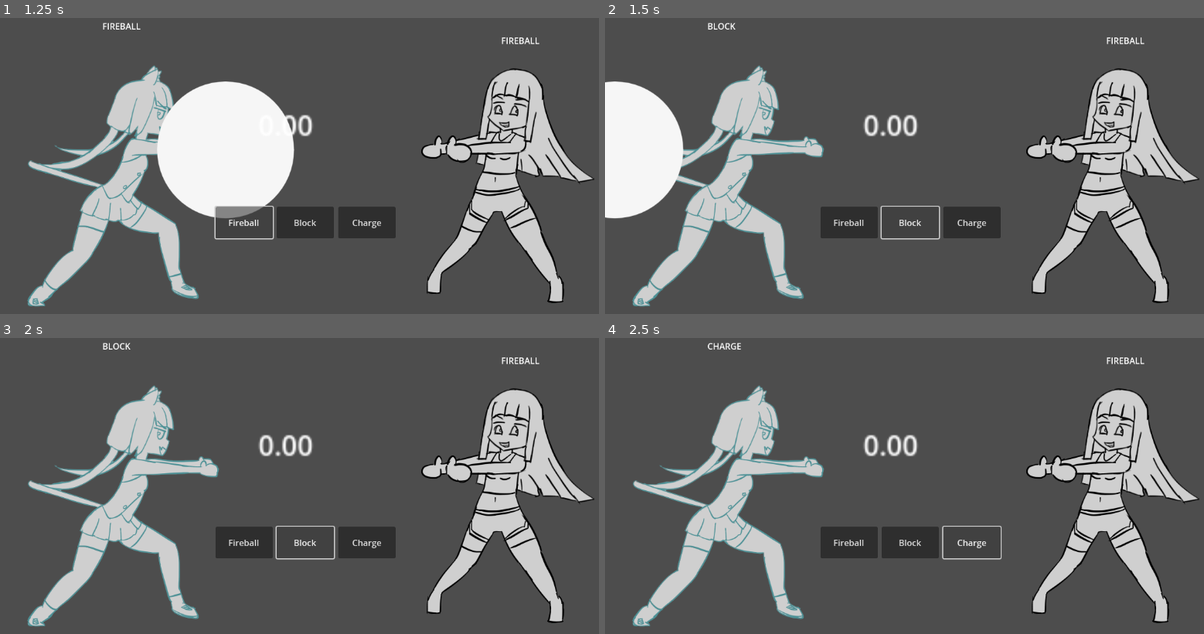
Above: before the commit, frames 1-4 (two rows, left to right).
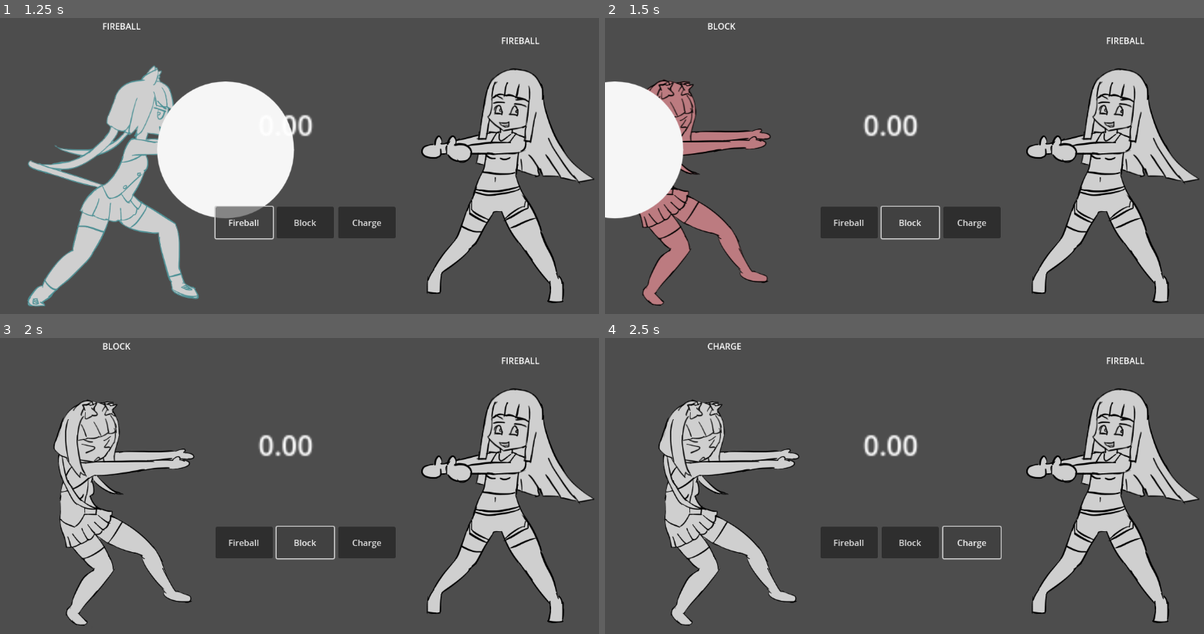
Above: after the commit, the same moments.

Repository: BeatMil/TobPaCharge
Game: Godot game, scene res://scenes/battle.tscn
The game is run twice, just before and just after one commit, with the same random seed, the same clock (stepped at 60 frames per second) and the same inputs.
Inputs:
- Up to frame 1 (1.25 s): click "Fireball" at 0.5 s
- Up to frame 2 (1.5 s): click "Block" at 1.25 s
- Up to frame 3 (2 s): no input
- Up to frame 4 (2.5 s): click "Charge" at 2 s

Frame 1 is identical in both runs. In frame 2, 10% of the frame differs, in the area x 4-37%, y 15-98%; in frame 3, 9.9%; in frame 4, 9.9%.

Commit message:
Player can now receive fireball

Diff:
--- a/nodes/characters/Player.tscn
+++ b/nodes/characters/Player.tscn
@@ -6,6 +6,8 @@
 [ext_resource type="Texture2D" uid="uid://pskxmpxq37qc" path="res://media/FirstChar/FirstChar_block.png" id="4_73o7j"]
 [ext_resource type="AudioStream" uid="uid://bocx334wnhp3u" path="res://media/sfx/charge01.wav" id="5_2v0km"]
 [ext_resource type="Texture2D" uid="uid://blsgqkxoawu8e" path="res://media/FirstChar/FirstChar_charge.png" id="5_ye5wi"]
+[ext_resource type="Texture2D" uid="uid://rsk05rcpo5ta" path="res://media/FirstChar/FirstChar_hitted.png" id="7_qagg6"]
+[ext_resource type="AudioStream" uid="uid://ntpovytul8qr" path="res://media/sfx/boss_damaged.wav" id="7_wbjsp"]
 
 [sub_resource type="Animation" id="Animation_0vekx"]
 length = 0.001
@@ -32,6 +34,30 @@
 "transitions": PackedFloat32Array(1),
 "update": 0,
 "values": [Vector2(-203, 276)]
+}
+tracks/2/type = "value"
+tracks/2/imported = false
+tracks/2/enabled = true
+tracks/2/path = NodePath("Sprite:modulate")
+tracks/2/interp = 1
+tracks/2/loop_wrap = true
+tracks/2/keys = {
+"times": PackedFloat32Array(0),
+"transitions": PackedFloat32Array(1),
+"update": 0,
+"values": [Color(1, 1, 1, 1)]
+}
+tracks/3/type = "value"
+tracks/3/imported = false
+tracks/3/enabled = true
+tracks/3/path = NodePath("Sprite:offset")
+tracks/3/interp = 1
+tracks/3/loop_wrap = true
+tracks/3/keys = {
+"times": PackedFloat32Array(0),
+"transitions": PackedFloat32Array(1),
+"update": 0,
+"values": [Vector2(0, 0)]
 }
 
 [sub_resource type="Animation" id="Animation_l5ppu"]
@@ -125,14 +151,72 @@
 "values": [ExtResource("1_mjyin")]
 }
 
+[sub_resource type="Animation" id="Animation_m2n50"]
+resource_name = "hitted"
+tracks/0/type = "value"
+tracks/0/imported = false
+tracks/0/enabled = true
+tracks/0/path = NodePath("Sprite:texture")
+tracks/0/interp = 1
+tracks/0/loop_wrap = true
+tracks/0/keys = {
+"times": PackedFloat32Array(0),
+"transitions": PackedFloat32Array(1),
+"update": 1,
+"values": [ExtResource("7_qagg6")]
+}
+tracks/1/type = "audio"
+tracks/1/imported = false
+tracks/1/enabled = true
+tracks/1/path = NodePath("AudioStreamPlayer")
+tracks/1/interp = 1
+tracks/1/loop_wrap = true
+tracks/1/keys = {
+"clips": [{
+"end_offset": 0.456388,
+"start_offset": 0.0,
+"stream": ExtResource("7_wbjsp")
+}],
+"times": PackedFloat32Array(0)
+}
+tracks/1/use_blend = true
+tracks/2/type = "value"
+tracks/2/imported = false
+tracks/2/enabled = true
+tracks/2/path = NodePath("Sprite:modulate")
+tracks/2/interp = 1
+tracks/2/loop_wrap = true
+tracks/2/keys = {
+"times": PackedFloat32Array(0, 0.5),
+"transitions": PackedFloat32Array(1, 1),
+"update": 0,
+"values": [Color(0.831373, 0.239216, 0.282353, 1), Color(1, 1, 1, 1)]
+}
+tracks/3/type = "value"
+tracks/3/imported = false
+tracks/3/enabled = true
+tracks/3/path = NodePath("Sprite:offset")
+tracks/3/interp = 1
+tracks/3/loop_wrap = true
+tracks/3/keys = {
+"times": PackedFloat32Array(0, 0.5),
+"transitions": PackedFloat32Array(1, 1),
+"update": 0,
+"values": [Vector2(-100, 0), Vector2(0, 0)]
+}
+
 [sub_resource type="AnimationLibrary" id="AnimationLibrary_wq4l7"]
 _data = {
 "RESET": SubResource("Animation_0vekx"),
 "block": SubResource("Animation_l5ppu"),
 "charge": SubResource("Animation_pfoks"),
 "fireball": SubResource("Animation_n7kqx"),
+"hitted": SubResource("Animation_m2n50"),
 "idle": SubResource("Animation_tv0p2")
 }
+
+[sub_resource type="RectangleShape2D" id="RectangleShape2D_1yon4"]
+size = Vector2(152, 454)
 
 [node name="Player" type="Node2D"]
 script = ExtResource("1_nivk1")
@@ -199,6 +283,13 @@
 [node name="FireBallSpawnPos" type="Marker2D" parent="."]
 position = Vector2(189, -46)
 
+[node name="Area2D" type="Area2D" parent="."]
+collision_layer = 0
+
+[node name="CollisionShape2D" type="CollisionShape2D" parent="Area2D"]
+shape = SubResource("RectangleShape2D_1yon4")
+
 [connection signal="pressed" from="CanvasLayer/Buttons/FireBallButton" to="." method="_on_fire_ball_button_pressed"]
 [connection signal="pressed" from="CanvasLayer/Buttons/BlockButton" to="." method="_on_block_button_pressed"]
 [connection signal="pressed" from="CanvasLayer/Buttons/ChargeButton" to="." method="_on_charge_button_pressed"]
+[connection signal="body_entered" from="Area2D" to="." method="_on_area_2d_body_entered"]
--- a/scripts/Player.gd
+++ b/scripts/Player.gd
@@ -58,3 +58,9 @@
 func _on_charge_button_pressed():
 	chosen_action = ActionEnum.actions.CHARGE
 	$ActionLabel.text = ActionEnum.actions.keys()[chosen_action]
+
+
+func _on_area_2d_body_entered(body):
+	if body.is_in_group("fireball"):
+		body.explode()
+		$"AnimationPlayer".play("hitted")
Binary file added: media/FirstChar/FirstChar_hitted.png
Not shown: 1 places in nodes/characters/Player.tscn that only renumber resources
Not shown, added: media/sfx/boss_damaged.wav
